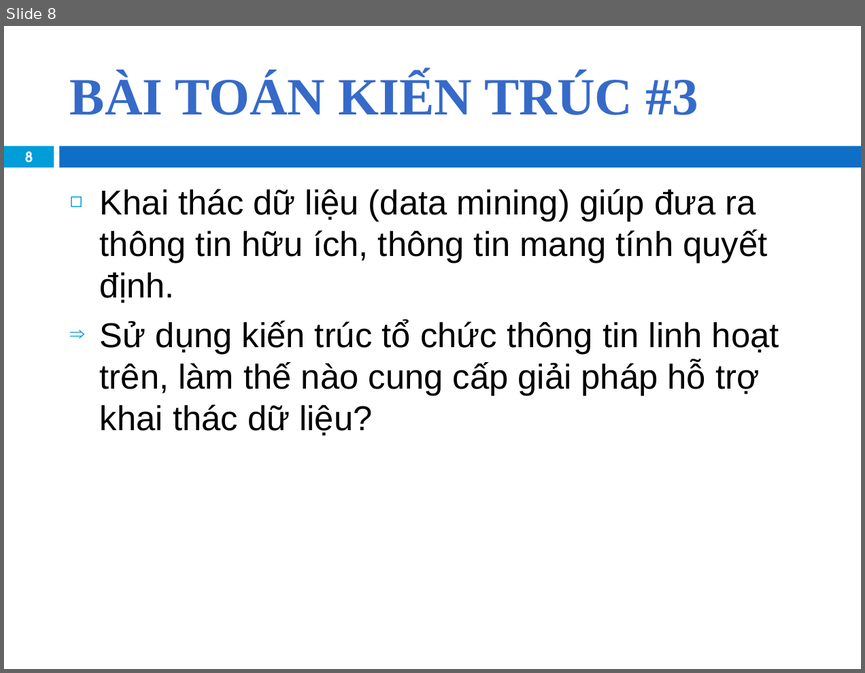
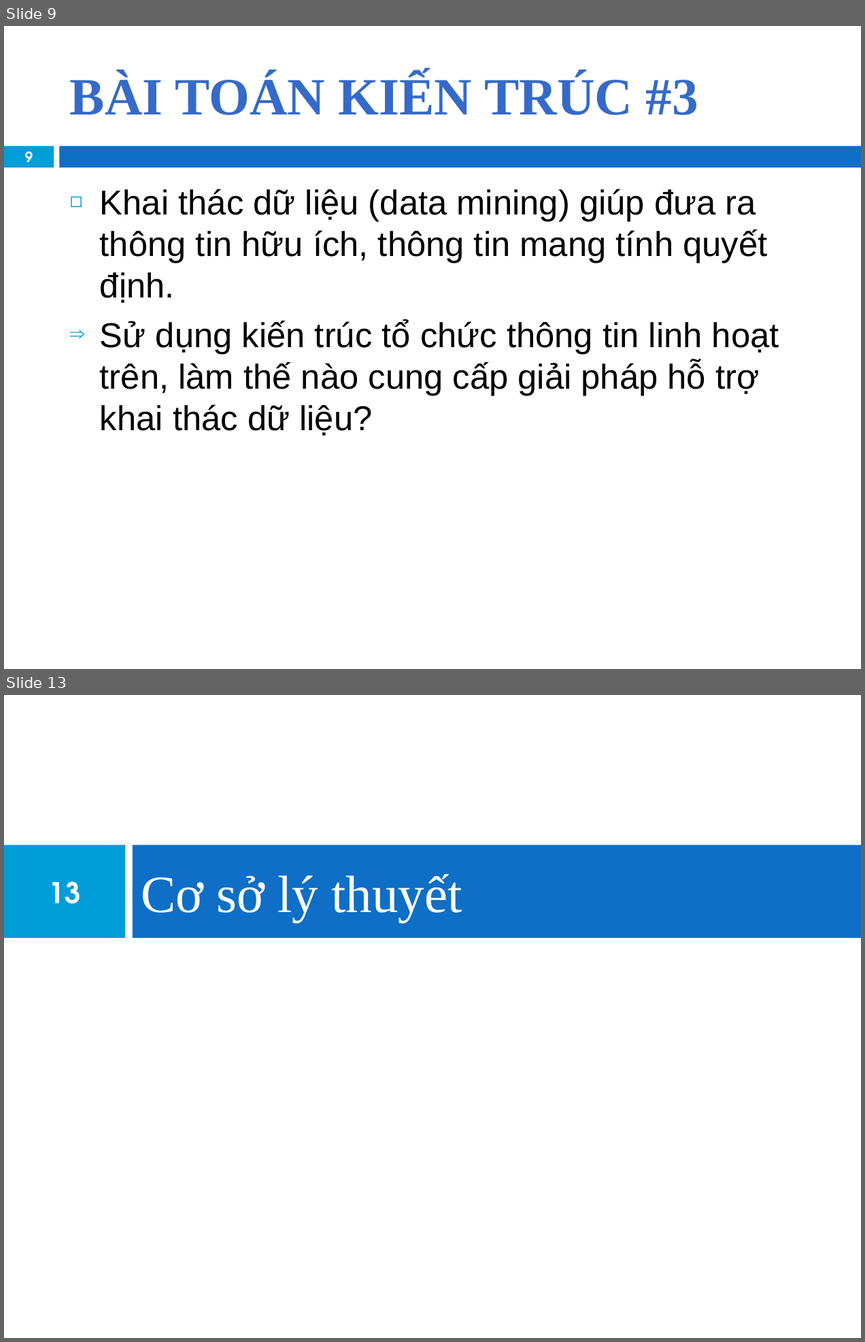
Before and after one commit to khanhduy94/jobzoom, a slide deck: Documents/JobZoom Presentation - Copy.pptx. Shown one above the other, each under a label of ours: slide 8 before the commit, slides 9 and 13 after it; the slides between them are not shown. The pictures are 865x673 and 865x1342 pixels, drawn with LibreOffice and Linux fonts; fonts in the diff are those of the drawing; background and template pictures are left out. Boxes give left, top, right and bottom in pixels: in the first picture for what was removed or moved away, otherwise in the second. Text is boxed around its words. In the diff, an @@ line names an element or a change of style, - is before the commit and + after.

```diff
--- a/Documents/JobZoom Presentation - Copy.pptx
+++ b/Documents/JobZoom Presentation - Copy.pptx
@@ slide 13 added at bbox=[4, 695, 861, 1338], background #FFFFFF @@
@@ rectangle added at bbox=[4, 845, 126, 938], fill #009DD9 @@
@@ rectangle added at bbox=[133, 845, 861, 938], fill #0F6FC6 @@
@@ title added at bbox=[141, 874, 462, 922], 44 pt, text #FFFFFF @@
+Cơ sở lý thuyết
@@ page number added at bbox=[49, 881, 81, 904], 24 pt, text #FFFFFF, bold @@
+13
@@ what was slide 8 is now slide 9 @@
@@ page number at bbox=[25, 151, 33, 168]: text changed @@
-8
+9
```
Also in this commit, not shown: 3 slides changed, 1 other slide added, 1 other file.
